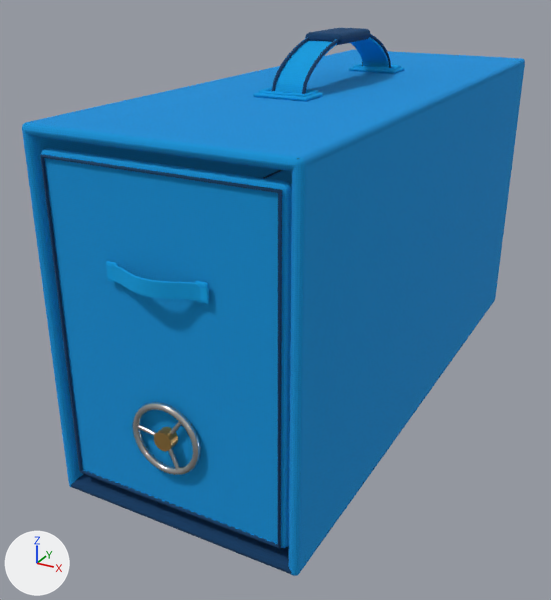
Renders of the glTF model wave-volume-4-storage.glb from each side of a commit.
Rendered twice from a camera (50 mm lens) standing at (0.174, -0.385, 0.235) and looking at (-0.019, -0.035, 0.06). The axes (+X, +Y, +Z) are drawn at lower left. The lights are the same throughout. The picture after the commit comes second. Where no turn or scale is listed for an object, it has been applied to the vertices.

The scene before the commit, as lines of its bpy script (objects in view):
```python
ob_cabinet_side = bpy.data.objects.new('Cabinet_side', me_cube_289)
ob_cabinet_side.location = (-0.061, 0.0, 0.0889)
ob_cabinet_side_001 = bpy.data.objects.new('Cabinet_side.001', me_cube_290)
ob_cabinet_side_001.location = (0.061, 0.0, 0.0889)
ob_cabinet_top = bpy.data.objects.new('Cabinet_top', me_cube_291)
ob_cabinet_top.location = (0.0, 0.0, 0.175)
ob_carry_handle_anchor_seam = bpy.data.objects.new('Carry_handle_anchor_seam', me_carry_handle_anchor_seam_002)
ob_carry_handle_anchor_seam.location = (0.0, 0.0, 0.0)
ob_carry_handle_anchor_seam_001 = bpy.data.objects.new('Carry_handle_anchor_seam.001', me_carry_handle_anchor_seam_003)
ob_carry_handle_anchor_seam_001.location = (0.0, 0.0, 0.0)
ob_carry_handle_anchor_seam_stitch = bpy.data.objects.new('Carry_handle_anchor_seam_stitch', me_carry_handle_anchor_seam_thread_002)
ob_carry_handle_anchor_seam_stitch.location = (0.0, 0.0, 0.0)
ob_drawer_webbing_pull_stitched_end = bpy.data.objects.new('Drawer_webbing_pull_stitched_end', me_cube_304)
ob_drawer_webbing_pull_stitched_end.location = (-0.0216, -0.1652, 0.1219)
ob_drawer_webbing_pull_stitched_end_001 = bpy.data.objects.new('Drawer_webbing_pull_stitched_end.001', me_cube_305)
ob_drawer_webbing_pull_stitched_end_001.location = (0.0216, -0.1652, 0.1219)
ob_front_sewn_edge_stitch = bpy.data.objects.new('Front_sewn_edge_stitch', me_front_sewn_edge_thread_001)
ob_front_sewn_edge_stitch.location = (0.0, 0.0, 0.0)
# also in view: 'Cabinet_bottom' at (0.0, 0.0, 0.003); 'Drawer_webbing_pull' at (0.0, -0.168, 0.122); 'Handwheel_rim' at (0.0, -0.166, 0.05); 'Front_sewn_edge' at (0.0, -0.164, 0.089); 'Drawer_front' at (0.0, -0.16, 0.089)
```
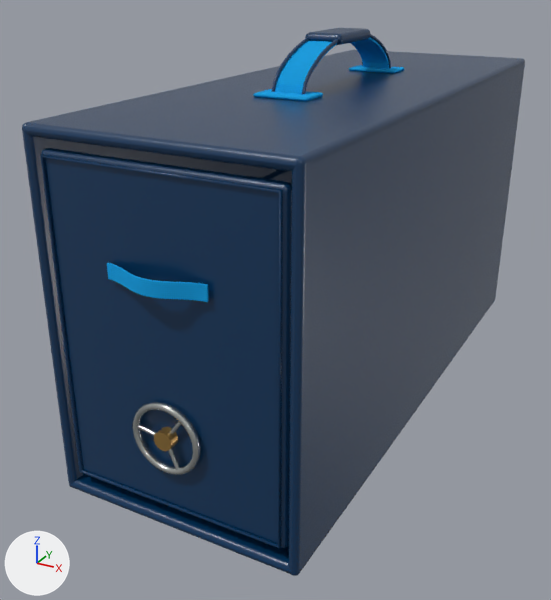
Pixel boxes (x1, y1, x2, y2) of what changed, in the pictures (551 x 600 px):
'Drawer_front', recoloured (darker): (41, 148, 292, 548) in both
'Cabinet_side.001', recoloured: (289, 58, 525, 576) in both
'Cabinet_top', recoloured (darker): (24, 50, 522, 171) in both
'Cabinet_side', recoloured: (22, 50, 350, 487) in both
'Drawer_side', recoloured: (265, 170, 292, 184) in both
'Carry_handle_anchor_seam', recoloured: (258, 88, 318, 97) in both
'Drawer_webbing_pull_stitched_end.001', recoloured: (195, 281, 209, 304) in both
'Front_sewn_edge_stitch', recoloured: (43, 154, 278, 545) in both
'Drawer_webbing_pull_stitched_end', recoloured: (106, 261, 118, 283) in both
'Carry_handle_anchor_seam.001', recoloured: (353, 64, 401, 70) in both
'Carry_handle_anchor_cross.001', recoloured: (273, 91, 312, 92) in both
'Carry_handle_anchor_seam_stitch', recoloured: (261, 87, 314, 94) in both

Patch to the scene script:
```diff
--- a/wave-volume-4-storage.glb.py
+++ b/wave-volume-4-storage.glb.py
@@ img_plastic_exterior_color @@
+img_plastic_exterior_color = load_image('Plastic exterior color', '_unpacked/Plastic_exterior_color', 256, 256, 'sRGB')
@@ img_plastic_exterior_normal @@
+img_plastic_exterior_normal = load_image('Plastic exterior normal', '_unpacked/Plastic_exterior_normal', 256, 256, 'Non-Color')
@@ mat_utsw_thread_cloth_blue @@
 mat_utsw_thread_cloth_blue = principled_material('UTSW thread cloth blue')
-mat_utsw_thread_cloth_blue.base_color = (0.0, 0.342, 0.761)  # blue #009ee2
+mat_utsw_thread_cloth_blue.base_color = (0.0, 0.0356, 0.109)  # dark blue #00355d
 mat_utsw_thread_cloth_blue.roughness = 0.98
@@ mat_utsw_shell_plastic_navy @@
+mat_utsw_shell_plastic_navy = bpy.data.materials.new('UTSW shell plastic navy')
+# colours: dark blue #00355d
+# uses the picture img_plastic_exterior_color
+# uses the picture img_plastic_exterior_normal
@@ me_cube_289 @@
 me_cube_289.from_pydata(...)  # 96 vertices, 188 faces; spans x -0.003..0.003, y -0.165..0.165, z -0.089..0.089
-me_cube_289.materials.append(mat_utsw_shell_cloth_blue)
+me_cube_289.materials.append(mat_utsw_shell_plastic_navy)
@@ me_cube_290 @@
 me_cube_290.from_pydata(...)  # 96 vertices, 188 faces; spans x -0.003..0.003, y -0.165..0.165, z -0.089..0.089
-me_cube_290.materials.append(mat_utsw_shell_cloth_blue)
+me_cube_290.materials.append(mat_utsw_shell_plastic_navy)
@@ me_cube_291 @@
 me_cube_291.from_pydata(...)  # 96 vertices, 188 faces; spans x -0.064..0.064, y -0.165..0.165, z -0.003..0.003
-me_cube_291.materials.append(mat_utsw_shell_cloth_blue)
+me_cube_291.materials.append(mat_utsw_shell_plastic_navy)
@@ me_cube_297 @@
 me_cube_297.from_pydata(...)  # 160 vertices, 320 faces; spans x -0.057..0.057, y -0.003..0.003, z -0.079..0.079
-me_cube_297.materials.append(mat_utsw_shell_cloth_blue)
+me_cube_297.materials.append(mat_utsw_shell_plastic_navy)
@@ me_cube_298 @@
 me_cube_298.from_pydata(...)  # 96 vertices, 188 faces; spans x -0.002..0.002, y -0.157..0.157, z -0.052..0.052
-me_cube_298.materials.append(mat_utsw_shell_cloth_blue)
+me_cube_298.materials.append(mat_utsw_shell_plastic_navy)
```
